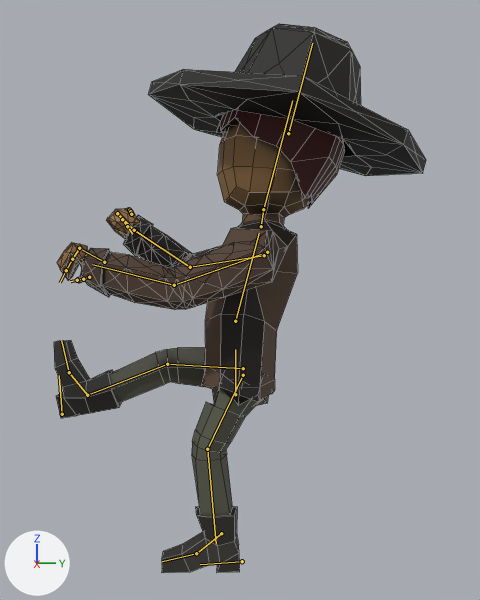
What one commit did to the Blender file art/ray/project.blend.
Before and after are seen from a camera (50 mm lens) standing at (18.44, 0.11, 7.49) and looking at (0.0, 0.12, 6.92). Every picture has the same lights, and +X, +Y and +Z are marked at lower left. The first picture is the older version. Both versions are drawn at frame 4 of the action 'Kick-Mid-1'; the numbers are the values there. The bones that change, and the others that lie on the model, are drawn over the model as lines. Mesh edges are drawn as thin lines.

In view in the first picture: 'Character'.
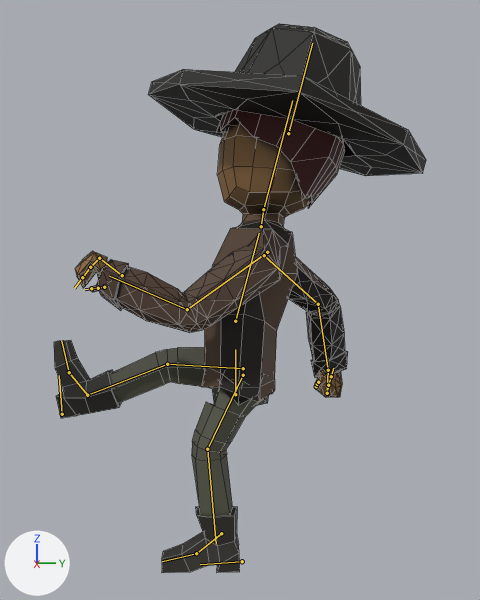
What differs and where, as boxes (x1, y1, x2, y2) in the pictures (480 x 600 px):
'Character', posed: (54, 24, 426, 573) in both
bone 'Upper Arm.L', root to tip: before (267, 252) to (174, 285); after (267, 252) to (187, 309)
bone 'Lower Arm.L', root to tip: before (174, 285) to (92, 264); after (187, 309) to (109, 276)
bone 'Upper Arm.R', root to tip: before (264, 255) to (190, 267); after (264, 255) to (318, 304)

What changed in the scene script:
```text
Change bone_upper_arm_l:
    where bone_upper_arm_l = bpy.data.objects['Armature'].pose.bones['Upper Arm.L']  # child of 'Chest'
    bone_upper_arm_l.rotation_euler: (0.227, -1.257, 0.663) -> (0.419, -1.1, 0.262)  # degrees (13, -72, 38) -> degrees (24, -63, 15)
Change bone_lower_arm_l:
    where bone_lower_arm_l = bpy.data.objects['Armature'].pose.bones['Lower Arm.L']  # child of 'Upper Arm.L'
    bone_lower_arm_l.rotation_euler: (0.576, -0.227, 0.0524) -> (0.628, -0.419, 0.419)  # degrees (33, -13, 3) -> degrees (36, -24, 24)
Change bone_upper_arm_r:
    where bone_upper_arm_r = bpy.data.objects['Armature'].pose.bones['Upper Arm.R']  # child of 'Chest'
    bone_upper_arm_r.rotation_euler: (-0.349, 1.1, -1.274) -> (-0.14, -0.105, 0.942)  # degrees (-20, 63, -73) -> degrees (-8, -6, 54)
```
